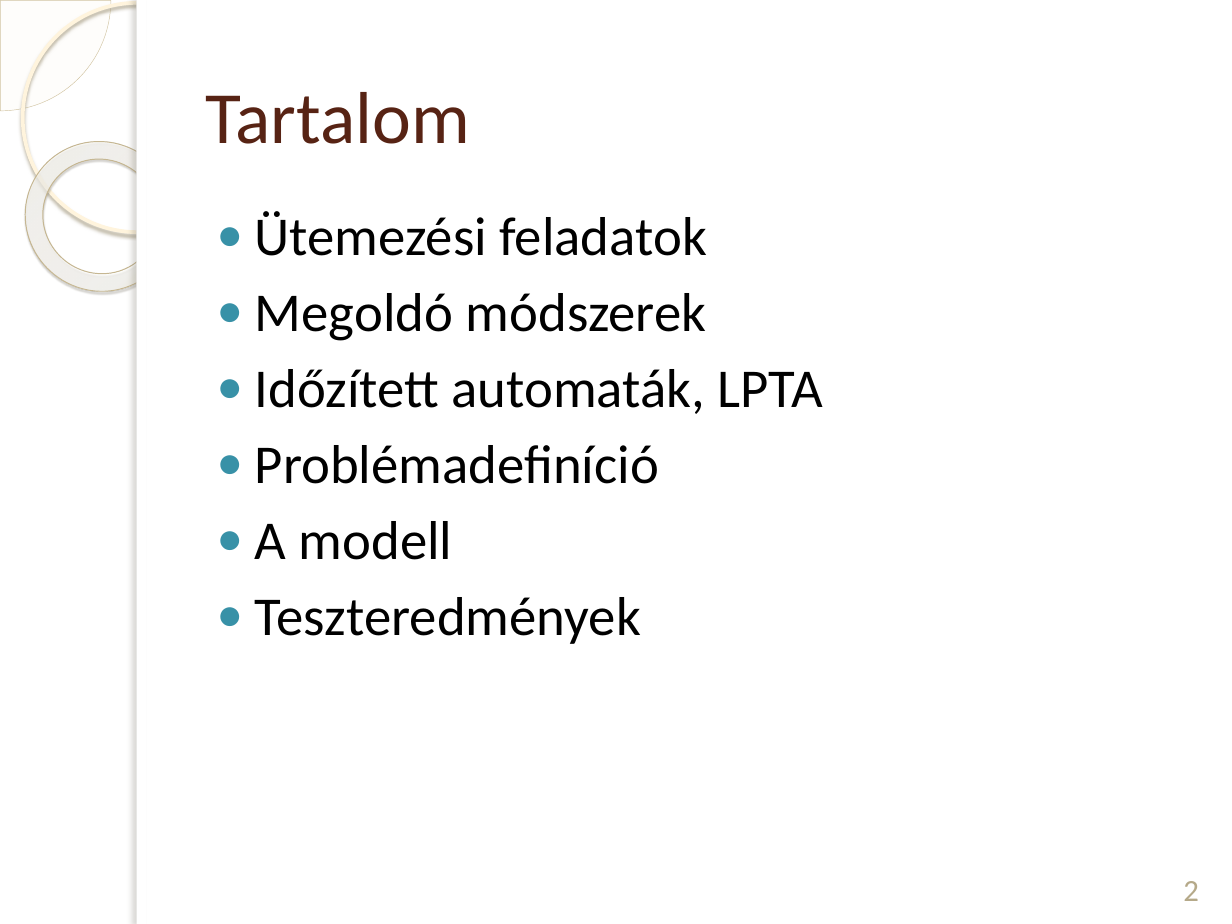
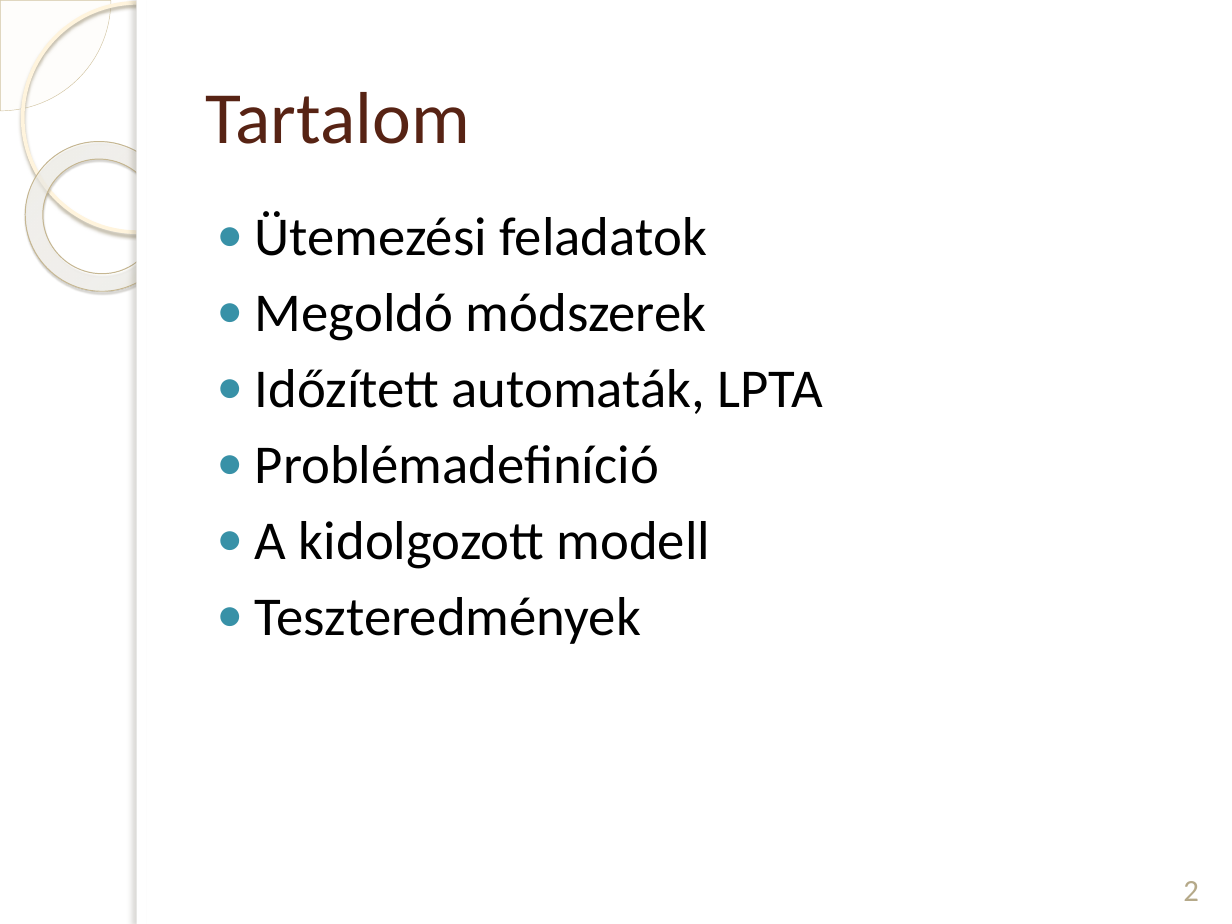
Before and after one commit to DWsbMH/LPTA-SingleStageScheduling, a slide deck: slide 2 of prezentáció/Vida Judit LPTA.pptx. Drawn at 1232x924 pixels with LibreOffice and Linux fonts; fonts in the diff are those of the drawing; background and template pictures are left out. Boxes give left, top, right and bottom in pixels: in the first picture for what was removed or moved away, otherwise in the second. Text is boxed around its words. In the diff, an @@ line names an element or a change of style, - is before the commit and + after.

```diff
--- a/prezentáció/Vida Judit LPTA.pptx
+++ b/prezentáció/Vida Judit LPTA.pptx
@@ text at [255,521,710,569]: text changed @@
-● A modell
+● A kidolgozott modell
```
Also in this commit, not shown: 9 other slides changed, 1 slide added.
